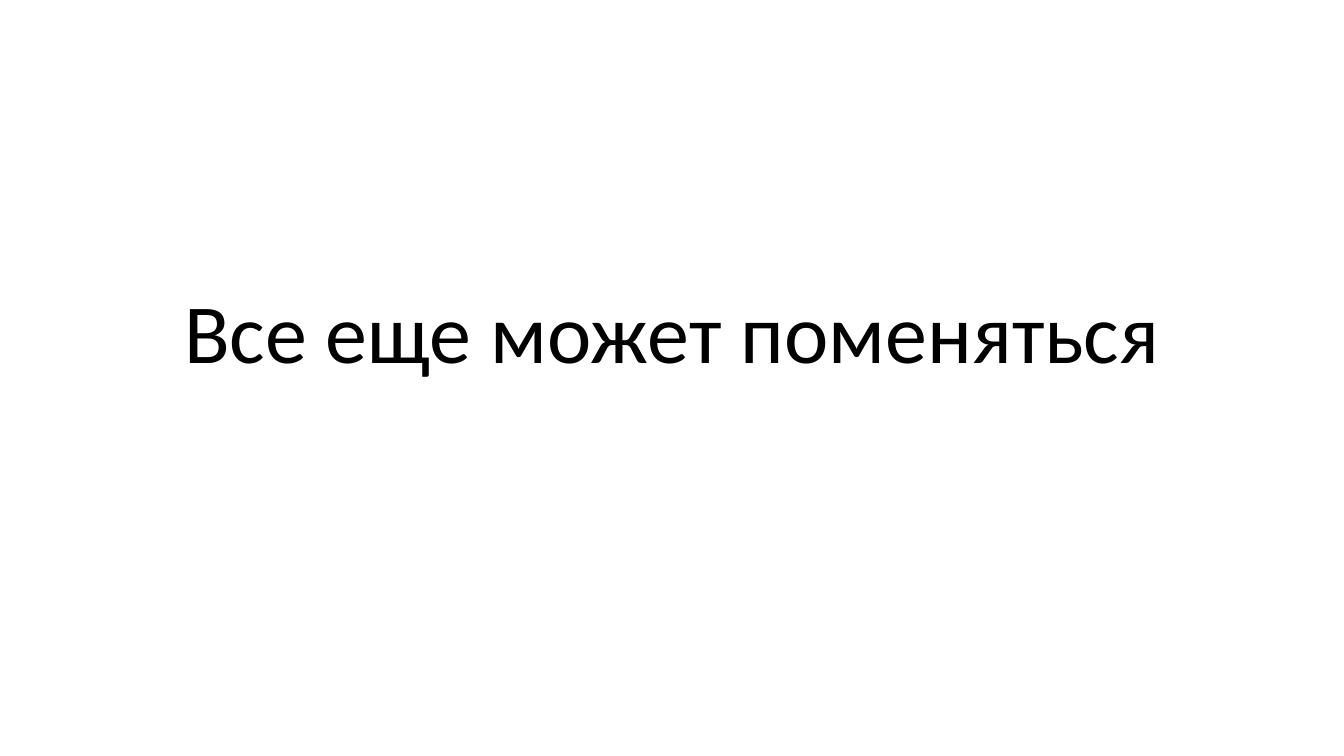
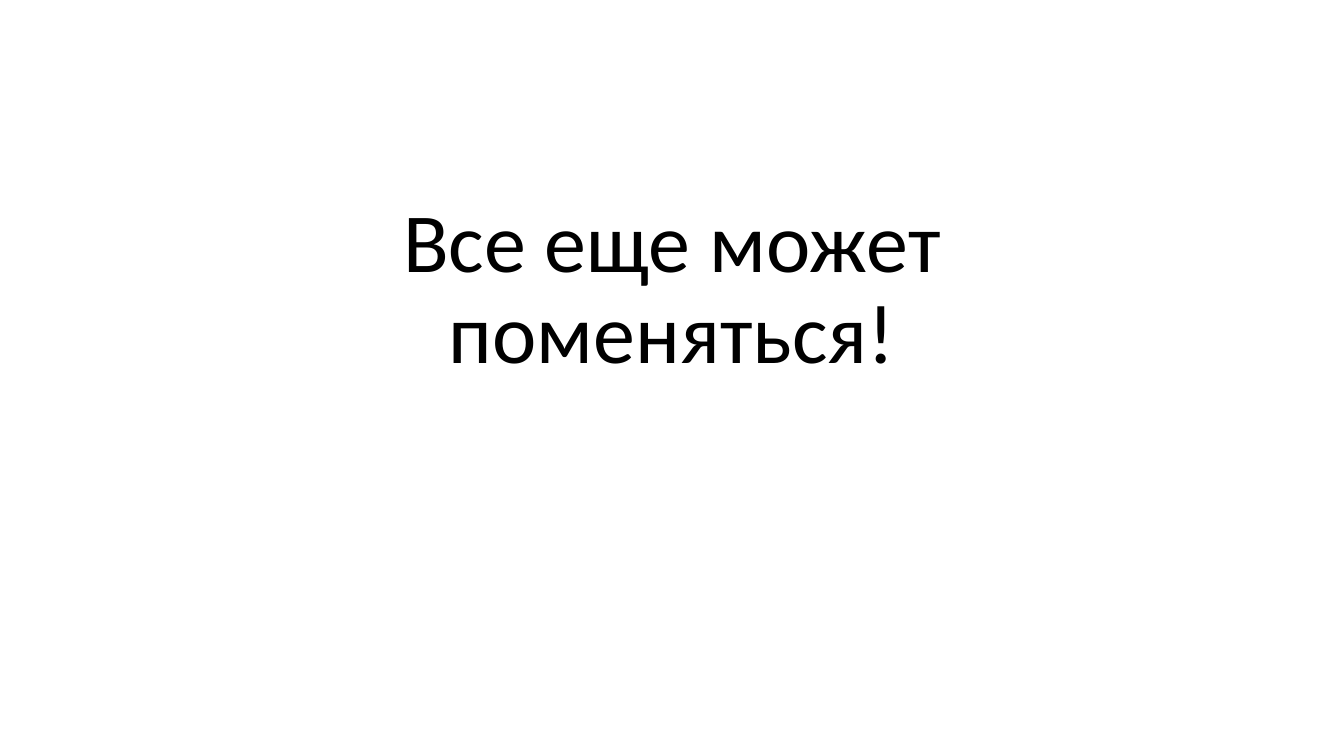
Before and after one commit to kugushev/presentations, a slide deck: slide 11 of Presentation.pptx. Drawn at 1344x756 pixels with LibreOffice and Linux fonts; fonts in the diff are those of the drawing. Boxes give left, top, right and bottom in pixels: in the first picture for what was removed or moved away, otherwise in the second. Text is boxed around its words. In the diff, an @@ line names an element or a change of style, - is before the commit and + after.

```diff
--- a/Presentation.pptx
+++ b/Presentation.pptx
@@ title at (403,218,941,364): text changed @@
-Все еще может поменяться
+Все еще может поменяться!
```
Also in this commit, not shown: 1 other slide changed, 17 slides added, 1 slide removed, 3 other files.
